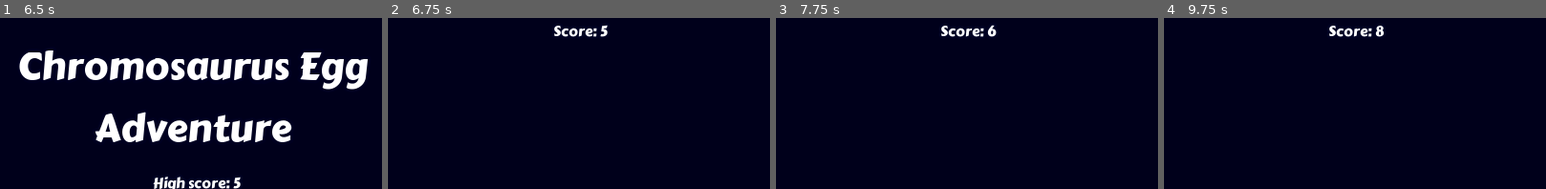
Above: before the commit, frames 1-4 (left to right).
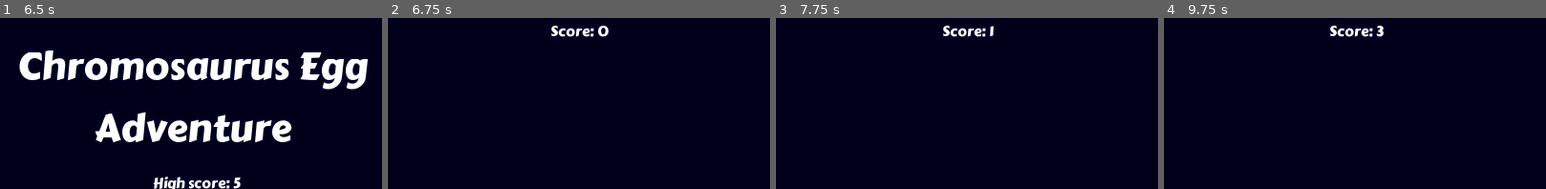
Above: after the commit, the same moments.

Repository: deutandev/Godot-Egg-Roll
Game: Godot game, scene res://src/UI/title.tscn
Two runs of this game, one before a commit and one after it. Both use one fixed random seed, a clock stepped at 60 frames per second and the inputs below.
Inputs:
- Up to frame 1 (6.5 s): tap Enter (ui_accept) at 0.5, 2.75 s; tap Space (jump) at 0.6, 0.77, 1.07, 1.35, 1.52, 1.82, 2.1, 2.85, 3.02, 3.32, 3.6, 3.77, 4.07, 4.35, 4.52, 4.82, 5.1, 5.85, 6.02, 6.32 s
- Up to frame 2 (6.75 s): tap Space (jump) at 6.6 s
- Up to frame 3 (7.75 s): tap Space (jump) at 6.77, 7.07, 7.35, 7.52 s
- Up to frame 4 (9.75 s): tap Space (jump) at 7.82, 8.1, 8.85, 9.02, 9.32, 9.6 s; tap Enter (ui_accept) at 8.75 s
The pictures show only the part of the screen within x 25-75%, y 0-50%; the shares and areas given below are measured in that part.

Frame 1 is identical in both runs. In frame 2, 0.7% of the frame differs, in the area x 42-58%, y 3-12%; in frame 3, 0.6%; in frame 4, 0.4%.

Commit message:
Reset score _onready()

Diff:
--- a/src/Main/Main.gd
+++ b/src/Main/Main.gd
@@ -4,6 +4,9 @@
 const OBSTACLE = preload("res://src/Obstacles/Obstacle.tscn")
 onready var score_label = $Control/CanvasLayer/ScoreLabel
 
+
+func _ready():
+	Global.current_score = 0
 
 func _on_ObstacleTimer_timeout():
 	var obs = OBSTACLE.instance()
